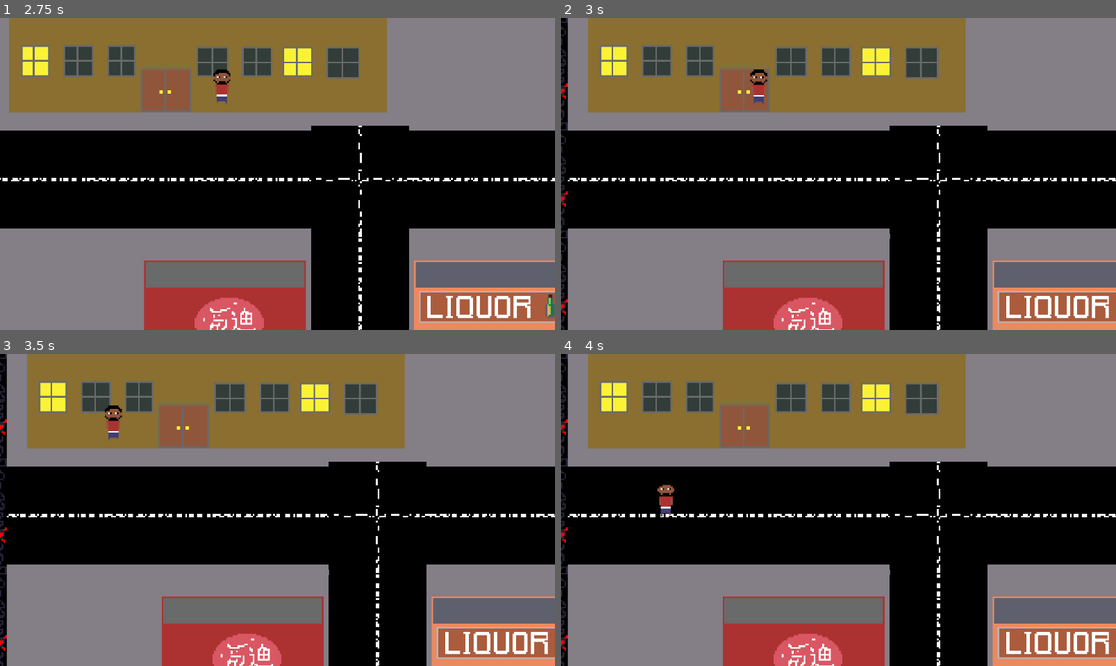
Above: before the commit, frames 1-4 (two rows, left to right).
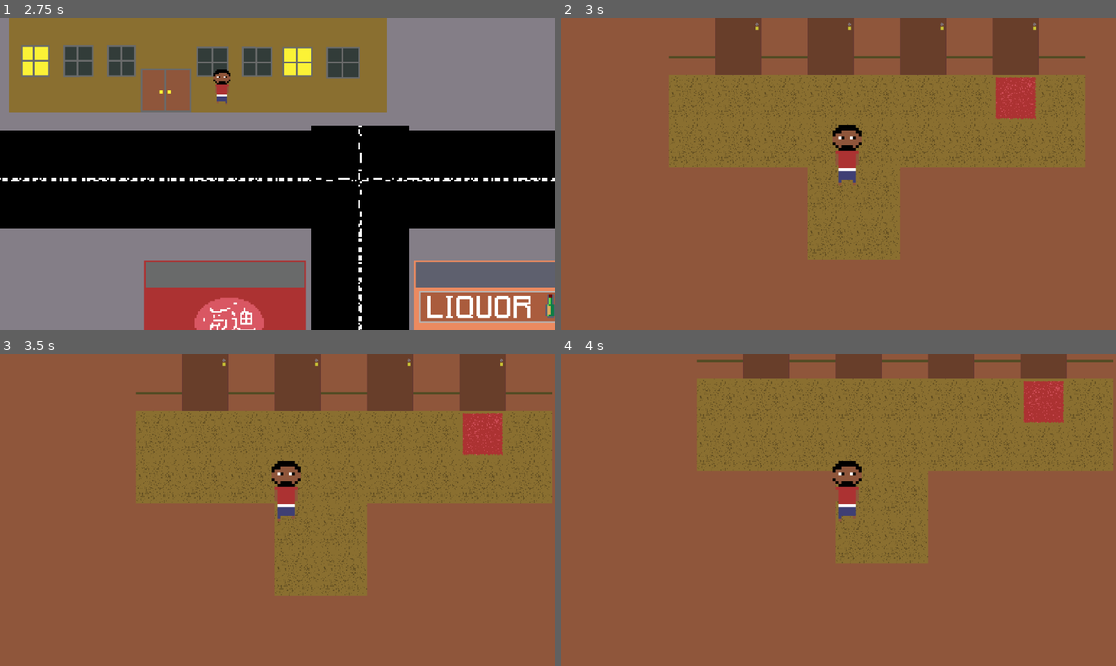
Above: after the commit, the same moments.

Repository: d0if/hood-rpg
Game: Godot game, scene res://Scenes/world.tscn
Two runs of this game, one before a commit and one after it. Both use one fixed random seed, a clock stepped at 60 frames per second and the inputs below. This scene is started directly instead of the project's main scene.
Inputs:
- Up to frame 1 (2.75 s): tap Enter at 0.5 s; hold Up (ui_up) 0.53-2.03 s; tap Space at 2 s; hold Left (ui_left) from 2.03 s (still down)
- Up to frame 2 (3 s): keep holding Left (ui_left)
- Up to frame 3 (3.5 s): keep holding Left (ui_left)
- Up to frame 4 (4 s): release Left (ui_left) at 3.53 s; hold Down (ui_down) from 3.53 s (still down)

Frame 1 is identical in both runs. In frame 2, 95% of the frame differs, in the area x 0-100%, y 0-100%; in frame 3, 95%; in frame 4, 93%.
Error before the commit: Parse Error: Unexpected "Identifier" in class body. (res://Scripts/world.gd:39)
Error after the commit: Invalid access to property or key 'apartment_inside' on a base object of type 'Dictionary'. (res://Scripts/Player.gd:87)

Commit message:
Add .gitignore
Amended

Diff:
--- a/Godot/Scripts/world.gd
+++ b/Godot/Scripts/world.gd
@@ -35,9 +35,6 @@
 			Global.finish_changescenes(target_scene)
 
 
-
-poop
-
 func _on_chingy_enter_body_entered(body):
 	if body.has_method ("player"):
 		print ("dook")
Not shown, changed: .gitignore
